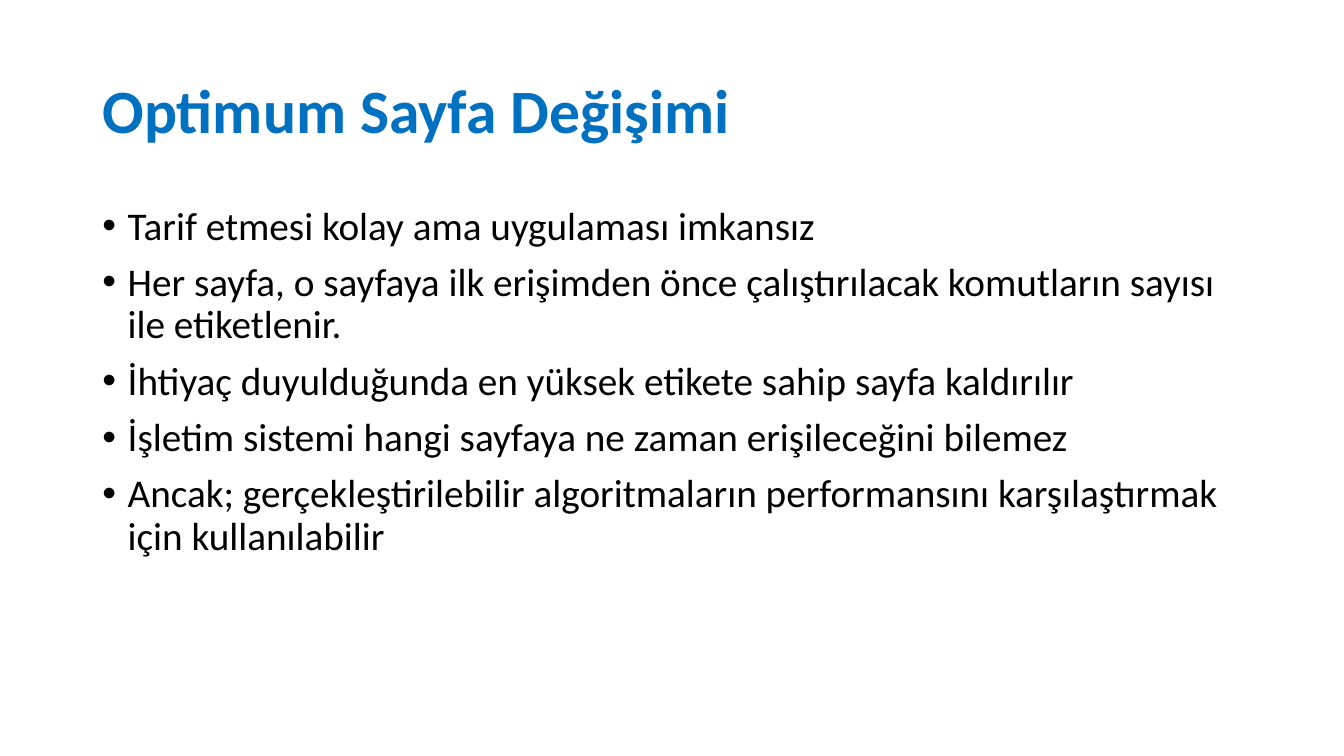
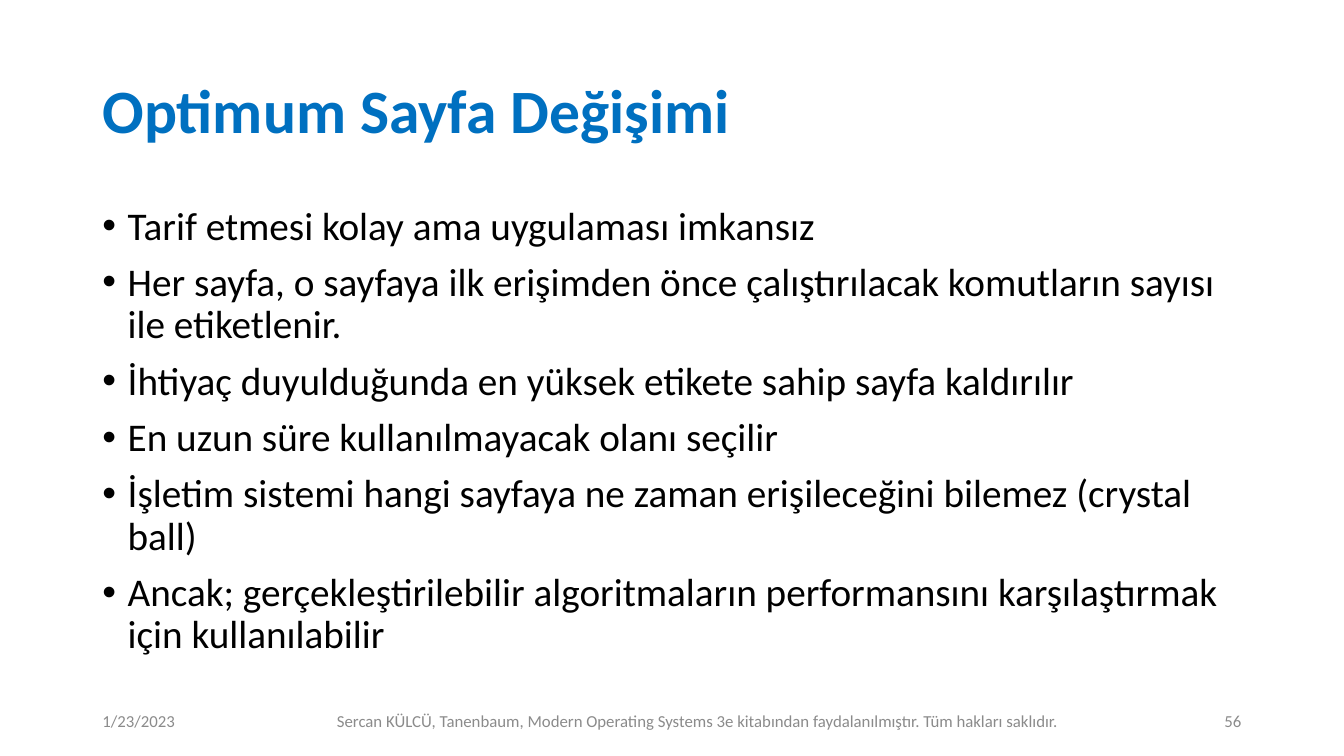
Before and after one commit to sercankulcu/sercankulcu.github.io, a slide deck: slide 56 of files/os/3_Bolum_3_Bellek.pptx (slide 41 before the commit). Drawn at 1344x756 pixels with LibreOffice and Linux fonts; fonts in the diff are those of the drawing. Boxes give left, top, right and bottom in pixels: in the first picture for what was removed or moved away, otherwise in the second. Text is boxed around its words. In the diff, an @@ line names an element or a change of style, - is before the commit and + after.

Commit message:
updated slides

```diff
--- a/files/os/3_Bolum_3_Bellek.pptx
+++ b/files/os/3_Bolum_3_Bellek.pptx
@@ text at (x1=128, y1=423, x2=1191, y2=556): text changed @@
-• İşletim sistemi hangi sayfaya ne zaman erişileceğini bilemez
+• En uzun süre kullanılmayacak olanı seçilir
+• İşletim sistemi hangi sayfaya ne zaman erişileceğini bilemez (crystal ball)
@@ text added at (x1=102, y1=715, x2=174, y2=728), 12 pt, text #8C8C8C @@
+1/23/2023
@@ text added at (x1=337, y1=714, x2=1057, y2=730), 12 pt, text #8C8C8C @@
+Sercan KÜLCÜ, Tanenbaum, Modern Operating Systems 3e kitabından faydalanılmıştır. Tüm hakları saklıdır.
@@ page number added at (x1=1224, y1=716, x2=1241, y2=727), 12 pt, text #8C8C8C @@
+56
```
Also in this commit, not shown: 51 other slides changed, 65 slides added, 4 slides removed, 5 other files.
